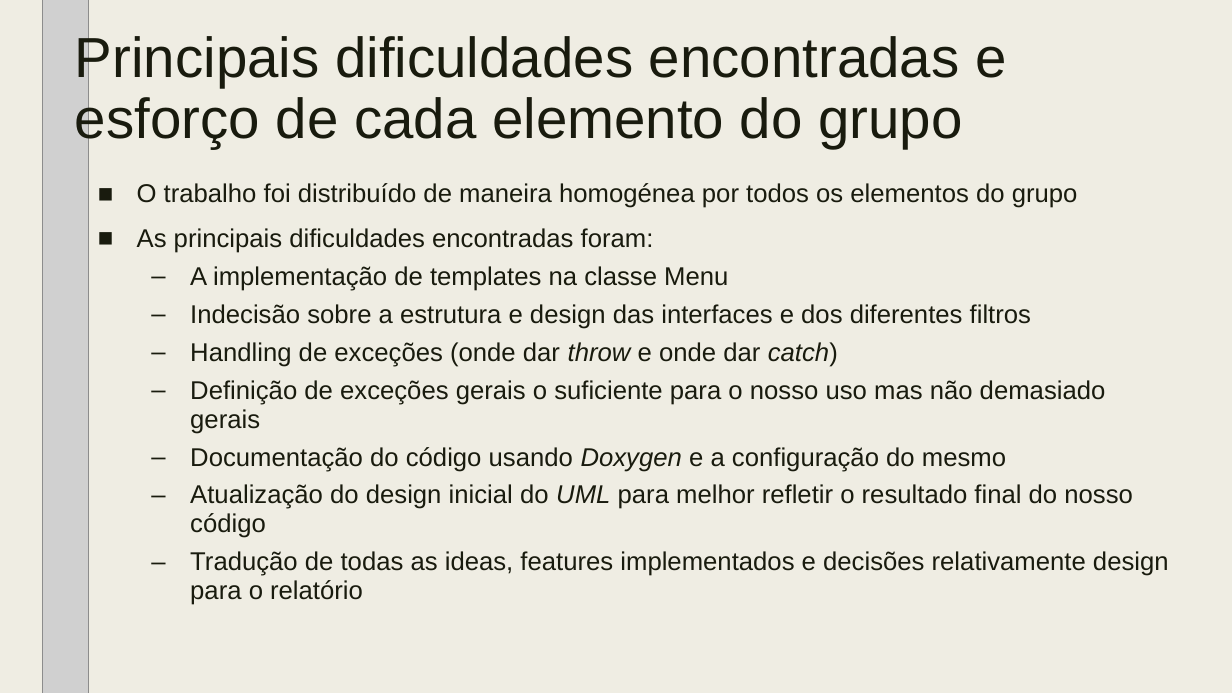
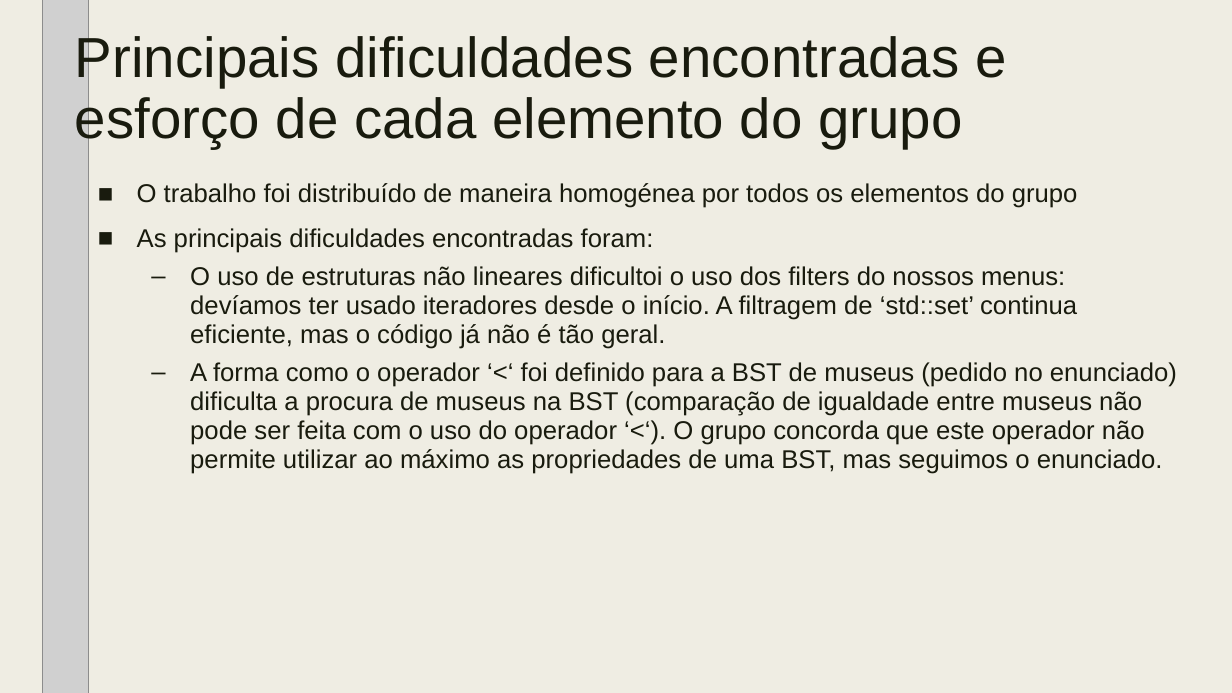
Before and after one commit to tiagodusilva/FEUP-AEDA-Proj1, a slide deck: slide 9 of AEDA_-_Cartao_Museus_de_Portugal_parte_2.pptx (slide 10 before the commit). Drawn at 1232x693 pixels with LibreOffice and Linux fonts; fonts in the diff are those of the drawing; grey boxes stand for pictures. Boxes give left, top, right and bottom in pixels: in the first picture for what was removed or moved away, otherwise in the second. Text is boxed around its words. In the diff, an @@ line names an element or a change of style, - is before the commit and + after.

```diff
--- a/AEDA_-_Cartao_Museus_de_Portugal_parte_2.pptx
+++ b/AEDA_-_Cartao_Museus_de_Portugal_parte_2.pptx
@@ text at (190,266,1177,474): text changed @@
-  – A implementação de templates na classe Menu
-  – Indecisão sobre a estrutura e design das interfaces e dos diferentes filtros
-  – Handling de exceções (onde dar throw e onde dar catch)
-  – Definição de exceções gerais o suficiente para o nosso uso mas não demasiado gerais
-  – Documentação do código usando Doxygen e a configuração do mesmo
-  – Atualização do design inicial do UML para melhor refletir o resultado final do nosso código
-  – Tradução de todas as ideas, features implementados e decisões relativamente design para o relatório
+  – O uso de estruturas não lineares dificultoi o uso dos filters do nossos menus: devíamos ter usado iteradores desde o início. A filtragem de ‘std::set’ continua eficiente, mas o código já não é tão geral.
+  – A forma como o operador ‘<‘ foi definido para a BST de museus (pedido no enunciado) dificulta a procura de museus na BST (comparação de igualdade entre museus não pode ser feita com o uso do operador ‘<‘). O grupo concorda que este operador não permite utilizar ao máximo as propriedades de uma BST, mas seguimos o enunciado.
```
Also in this commit, not shown: 3 other slides changed, 3 slides added, 4 slides removed.
